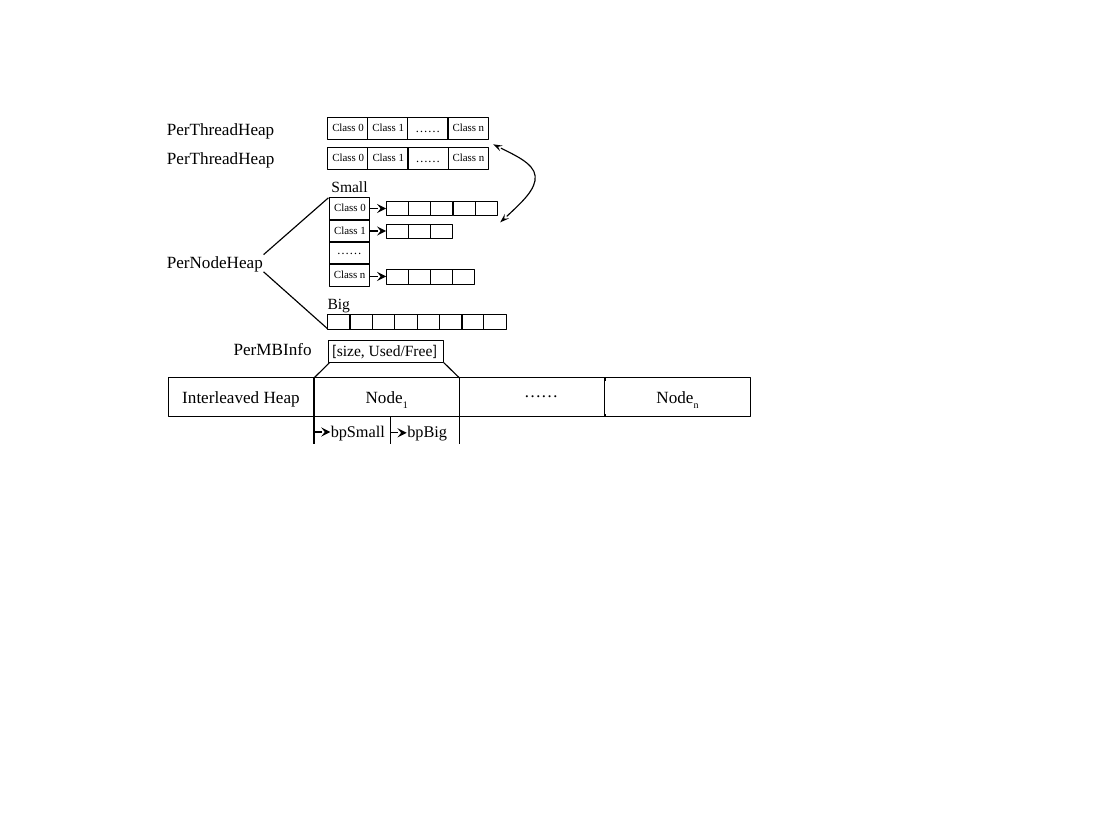
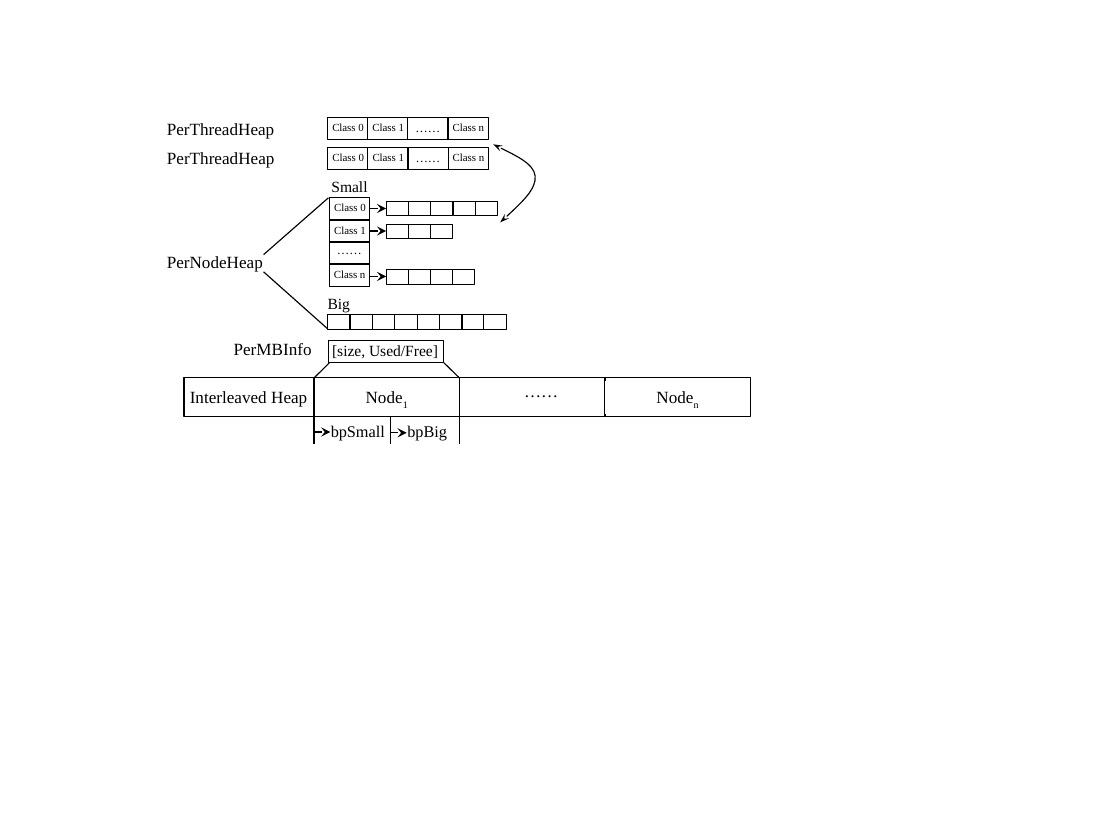
Before and after one commit to UTSASRG/numalloc, a slide deck: slide 3 of paper/figure/numalloc.pptx. Drawn at 1120x840 pixels with LibreOffice and Linux fonts; fonts in the diff are those of the drawing. Boxes give left, top, right and bottom in pixels: in the first picture for what was removed or moved away, otherwise in the second. Text is boxed around its words. In the diff, an @@ line names an element or a change of style, - is before the commit and + after.

```diff
--- a/paper/figure/numalloc.pptx
+++ b/paper/figure/numalloc.pptx
@@ text "[size, Used/Free]" at (332,345,438,358): font Calibri to Times New Roman in "[size, Used/Free]" @@
@@ text "Interleaved Heap": place and size @@
-text "Interleaved Heap" at (182,391,300,407)
+text "Interleaved Heap" at (190,391,307,407)
@@ rectangle: place and size @@
-rectangle at (168,377,314,416)
+rectangle at (184,377,314,416)
```
Also in this commit, not shown: 1 slide added, 10 other files.
